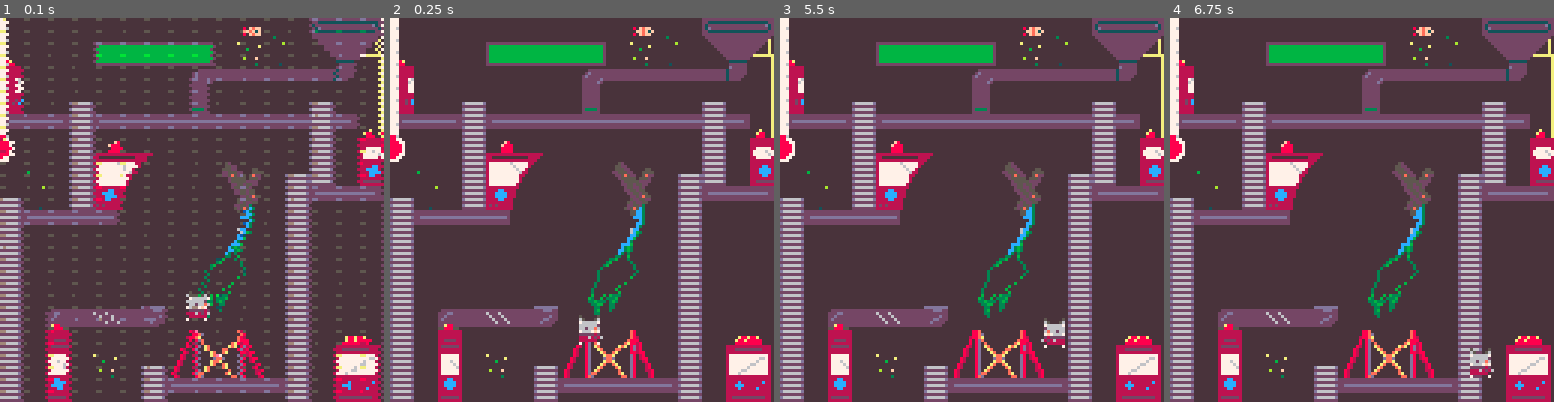
Above: before the commit, frames 1-4 (left to right).
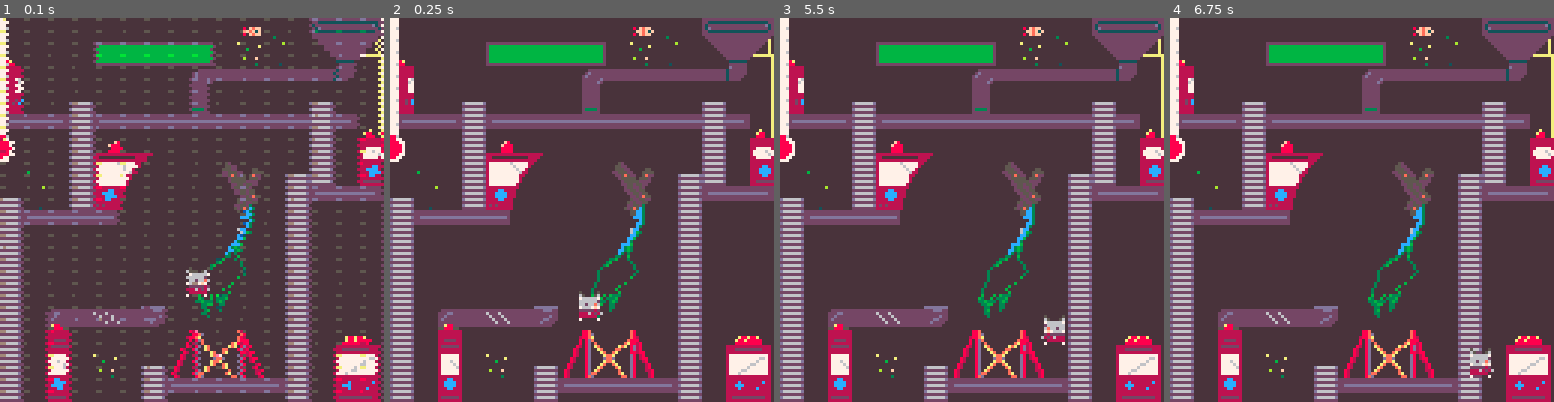
Above: after the commit, the same moments.

Repository: keatontate/gmtk-jam-2025
Game: PICO-8 cartridge src/loop-game.p8
Two runs of this game, one before a commit and one after it. Both use one fixed random seed, a clock stepped at 60 frames per second and the inputs below.
Inputs:
- Up to frame 1 (0.1 s): no input
- Up to frame 2 (0.25 s): no input
- Up to frame 3 (5.5 s): tap X (X key) at 0.33, 1.07, 1.85, 2.97, 4.08, 5.2 s; tap O (Z key) at 0.7, 1.7, 2.1, 2.5, 2.9, 3.3, 3.7, 4.1, 4.5, 4.9, 5.3 s; hold Right 1.6-2.1 s; hold Up 2.15-2.42 s; hold Right 2.47-3.03 s; hold Left 3.08-3.58 s; hold Down 3.63-3.97 s; hold Right 4.02-4.68 s; hold Up 4.73-5.03 s; hold Left from 5.08 s (still down)
- Up to frame 4 (6.75 s): release Left at 5.68 s; tap O (Z key) at 5.7, 6.1, 6.5 s; hold Down 5.73-6.03 s; hold Right 6.08-6.58 s; tap X (X key) at 6.32 s; hold Right from 6.63 s (still down)

The runs differ from the first frame. In frame 1, 0.7% of the frame differs, in the area x 48-55%, y 64-79%; in frame 2, 0.7%; in frame 3, 0.3%; in frame 4, nothing differs.

Commit message:
Improved jumping
Shortened the player hitbox to improve jumping
Added jumping at the top of a ladder

Diff:
--- a/src/character.lua
+++ b/src/character.lua
@@ -6,7 +6,7 @@
   grounded = false,
   flip_x = false,
   w = 8,
-  h = 16
+  h = 8
 }
 
 debug_msg = ""
@@ -53,9 +53,10 @@
   on_ladder = false
   if is_ladder(pl.x + pl.w/2, pl.y + pl.h) then
     on_ladder = true
+    pl.grounded = true
   end
 
-  -- check collissions
+  -- check collisions
   can_move_down = true
   can_move_left = true
   can_move_right = true
@@ -122,7 +123,7 @@
       pl.y = new_y
       pl.grounded = false
     else
-      pl.y = flr((new_y + pl.h) / 8) * 8 - 16
+      pl.y = flr((new_y + pl.h) / 8) * 8 - pl.h
       pl.velo = 0
       pl.grounded = true
     end
@@ -155,7 +156,7 @@
 function draw_pl()
   -- note: player's actual position
   -- is at top left corner of sprite
-  spr(1,pl.x,pl.y,1,2,flip_x)
+  spr(1,pl.x,pl.y - (pl.h) ,1,2,flip_x)
   print(debug_msg, 0, 0, 3)
   print(player_msg, pl.x - (#player_msg), pl.y, 3)
 end
